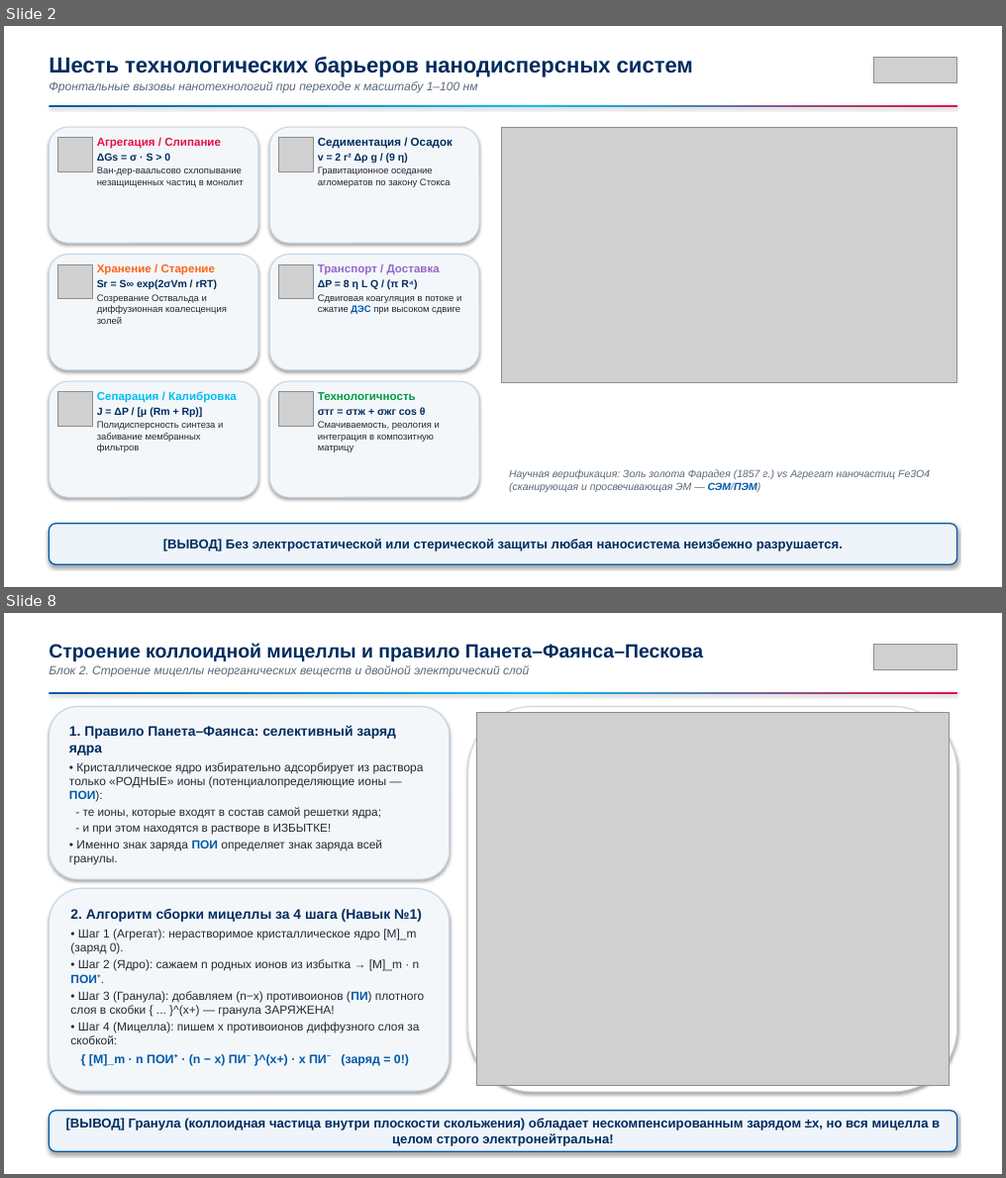
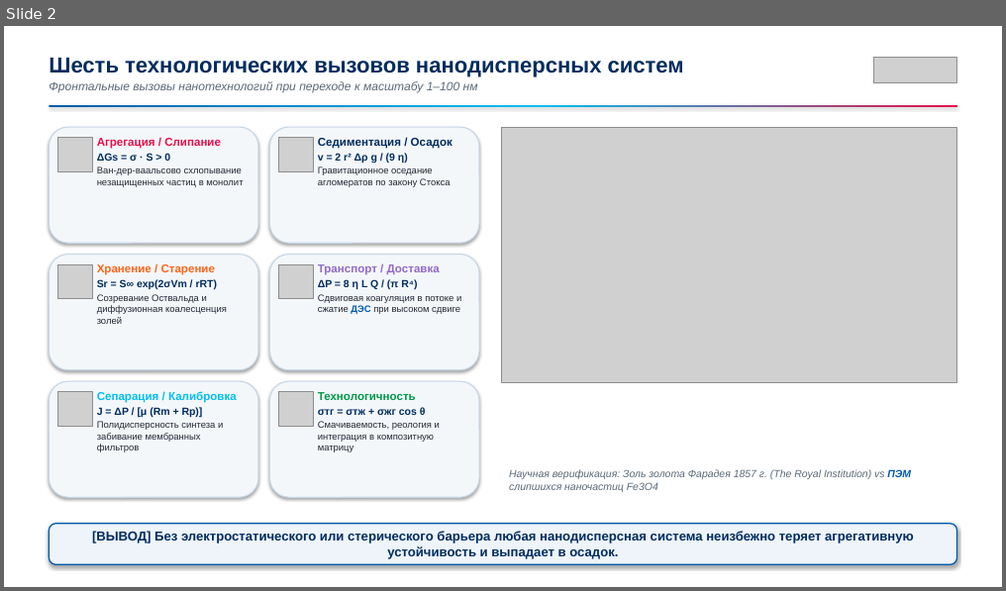
Before and after one commit to brattri3/nanophysics-course, a slide deck: course_materials/semester_4/lectures/lecture_03_colloids.pptx. Shown one above the other, each under a label of ours: slides 2 and 8 before the commit, slide 2 after it; the slides between them are not shown. The pictures are 1006x1178 and 1006x591 pixels, drawn with LibreOffice and Linux fonts; fonts in the diff are those of the drawing; grey boxes stand for pictures. Boxes give left, top, right and bottom in pixels: in the first picture for what was removed or moved away, otherwise in the second. Text is boxed around its words. In the diff, an @@ line names an element or a change of style, - is before the commit and + after.

Commit message:
feat(lecture-03): add 26-slide PPTX deck, figures, and 1920x1080 slide previews

```diff
--- a/course_materials/semester_4/lectures/lecture_03_colloids.pptx
+++ b/course_materials/semester_4/lectures/lecture_03_colloids.pptx
@@ slide 8 removed at (4,613,1002,1174), background #FFFFFF @@
@@ text removed at (49,643,703,676) @@
-Строение коллоидной мицеллы и правило Панета–Фаянса–Пескова
-Блок 2. Строение мицеллы неорганических веществ и двойной электрический слой
@@ picture removed at (874,645,957,669) @@
@@ rectangle removed at (49,692,957,694) @@
@@ rounded rectangle removed at (49,707,450,879) @@
-1. Правило Панета–Фаянса: селективный заряд ядра
-• Кристаллическое ядро избирательно адсорбирует из раствора только «РОДНЫЕ» ионы (потенциалопределяющие ионы — ПОИ):
-- те ионы, которые входят в состав самой решетки ядра;
-- и при этом находятся в растворе в ИЗБЫТКЕ!
-• Именно знак заряда ПОИ определяет знак заряда всей гранулы.
@@ rounded rectangle removed at (468,707,957,1092) @@
@@ picture removed at (476,713,948,1086) @@
@@ rounded rectangle removed at (49,888,450,1091) @@
-2. Алгоритм сборки мицеллы за 4 шага (Навык №1)
-• Шаг 1 (Агрегат): нерастворимое кристаллическое ядро [M]_m (заряд 0).
-• Шаг 2 (Ядро): сажаем n родных ионов из избытка → [M]_m · n ПОИ⁺.
-• Шаг 3 (Гранула): добавляем (n−x) противоионов (ПИ) плотного слоя в скобки { ... }^(x+) — гранула ЗАРЯЖЕНА!
-• Шаг 4 (Мицелла): пишем x противоионов диффузного слоя за скобкой:
-{ [M]_m · n ПОИ⁺ · (n − x) ПИ⁻ }^(x+) · x ПИ⁻ (заряд = 0!)
@@ rounded rectangle removed at (49,1111,957,1152) @@
-[ВЫВОД] Гранула (коллоидная частица внутри плоскости скольжения) обладает нескомпенсированным зарядом ±x, но вся мицелла в целом строго электронейтральна!
@@ slide 2 changed as well @@
@@ text at (49,57,684,77): text changed @@
-Шесть технологических барьеров нанодисперсных систем
+Шесть технологических вызовов нанодисперсных систем
@@ text at (509,470,911,492): text changed @@
-Научная верификация: Золь золота Фарадея (1857 г.) vs Агрегат наночастиц Fe3O4 (сканирующая и просвечивающая ЭМ — СЭМ/ПЭМ)
+Научная верификация: Золь золота Фарадея 1857 г. (The Royal Institution) vs ПЭМ слипшихся наночастиц Fe3O4
@@ text in rounded rectangle at (92,531,914,560): text changed @@
-[ВЫВОД] Без электростатической или стерической защиты любая наносистема неизбежно разрушается.
+[ВЫВОД] Без электростатического или стерического барьера любая нанодисперсная система неизбежно теряет агрегативную устойчивость и выпадает в осадок.
```
Also in this commit, not shown: 6 other slides changed, 19 slides added, 9 other slides removed, 33 other files.
